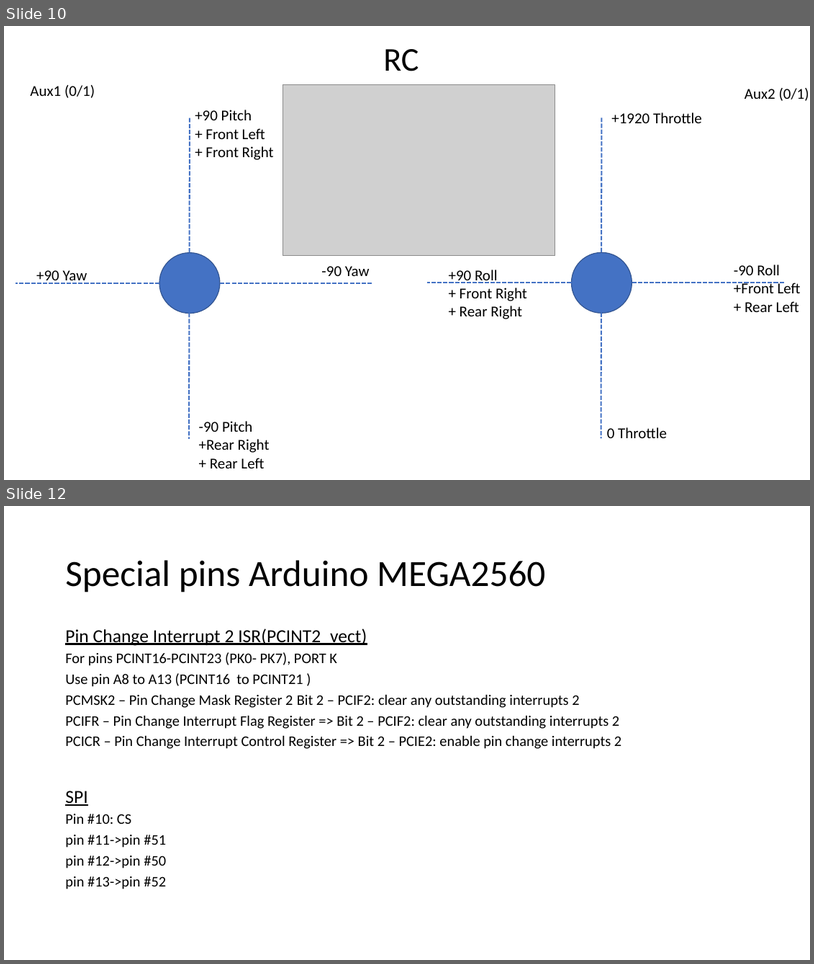
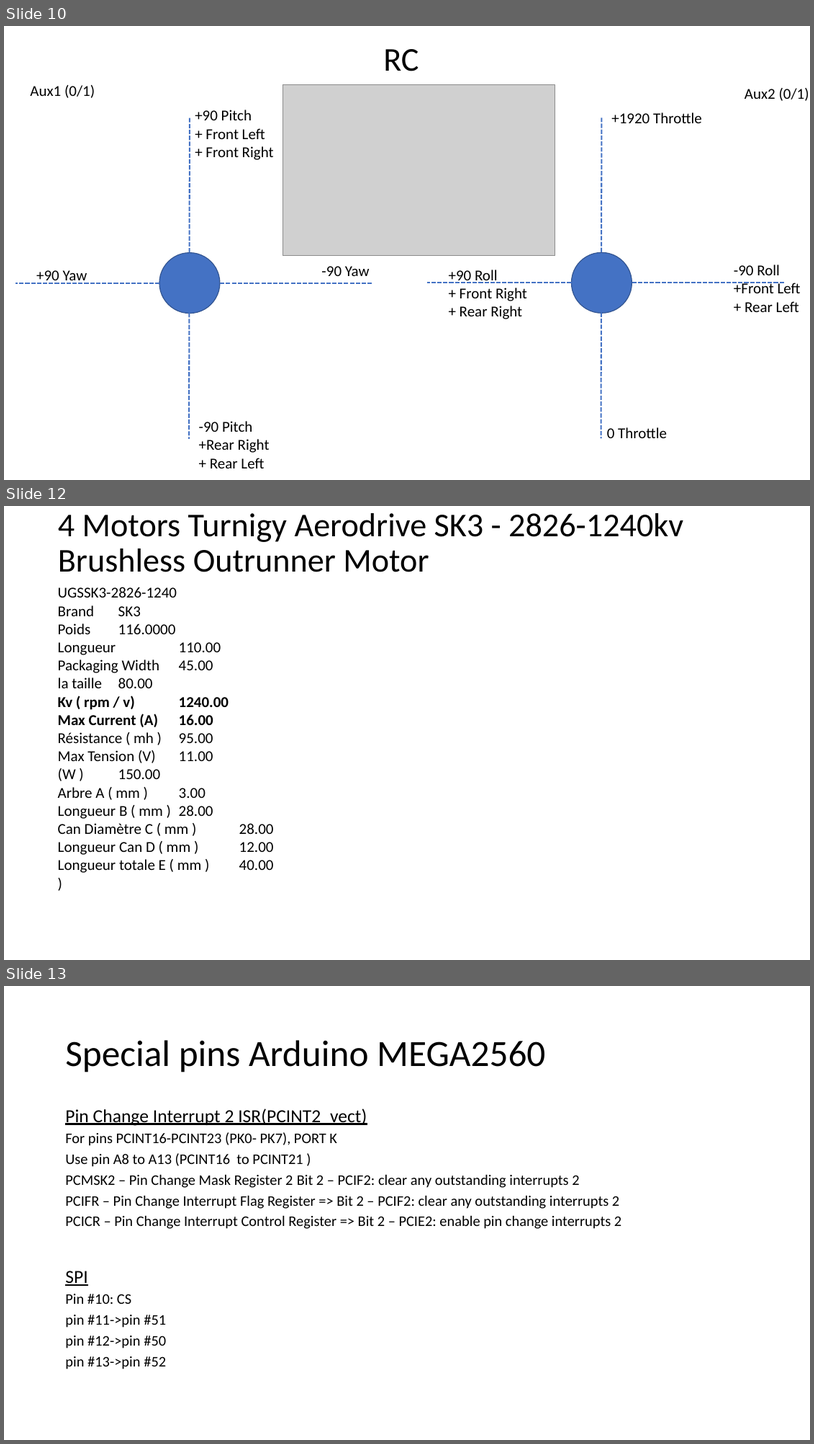
Before and after one commit to RobotEdh/RobotMicroControl, a slide deck: libraries/Diagramm Drone.pptx. Shown one above the other, each under a label of ours: slides 10 and 12 before the commit, slides 10, 12 and 13 after it; the slides between them are not shown. The pictures are 814x964 and 814x1444 pixels, drawn with LibreOffice and Linux fonts; fonts in the diff are those of the drawing; grey boxes stand for pictures. Boxes give left, top, right and bottom in pixels: in the first picture for what was removed or moved away, otherwise in the second. Text is boxed around its words. In the diff, an @@ line names an element or a change of style, - is before the commit and + after.

```diff
--- a/libraries/Diagramm Drone.pptx
+++ b/libraries/Diagramm Drone.pptx
@@ slide 12 added at (4, 506, 810, 960), background #FFFFFF @@
@@ title added at (58, 513, 684, 572), 39.6 pt, text #000000 @@
+4 Motors Turnigy Aerodrive SK3 - 2826-1240kv Brushless Outrunner Motor
@@ text added at (58, 587, 274, 872), 18 pt, text #000000 @@
+UGSSK3-2826-1240
+Brand SK3
+Poids 116.0000
+Longueur 110.00
+Packaging Width 45.00
+la taille 80.00
+Kv ( rpm / v) 1240.00
+Max Current (A) 16.00
+Résistance ( mh ) 95.00
+Max Tension (V) 11.00
+(W ) 150.00
+Arbre A ( mm ) 3.00
+Longueur B ( mm ) 28.00
+Can Diamètre C ( mm ) 28.00
+Longueur Can D ( mm ) 12.00
+Longueur totale E ( mm ) 40.00
+)
@@ what was slide 12 is now slide 13 @@
```
Also in this commit, not shown: 3 slides changed, 5 other files.
